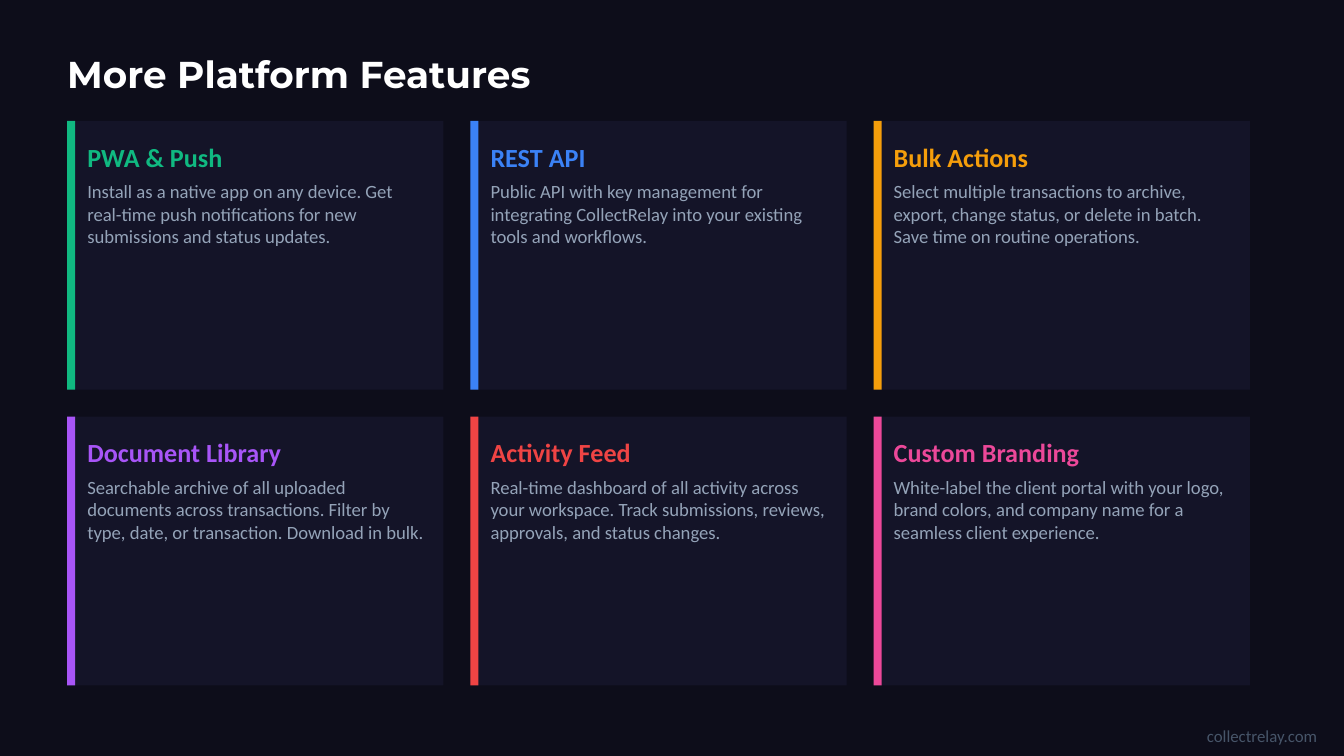
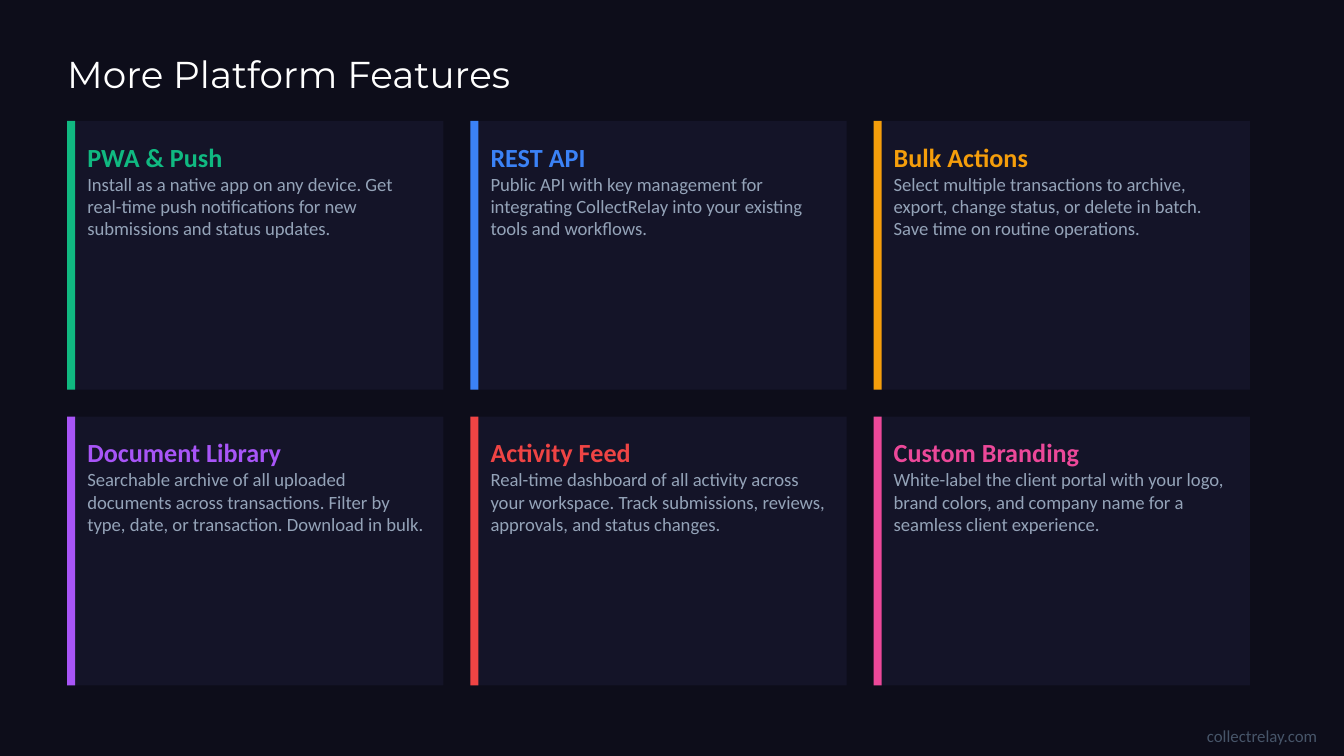
Before and after one commit to mprice78usa/CollectRelay, a slide deck: slide 22 of static/CollectRelay-Walkthrough.pptx. Drawn at 1344x756 pixels with LibreOffice and Linux fonts; fonts in the diff are those of the drawing. Boxes give left, top, right and bottom in pixels: in the first picture for what was removed or moved away, otherwise in the second. Text is boxed around its words. In the diff, an @@ line names an element or a change of style, - is before the commit and + after.

```diff
--- a/static/CollectRelay-Walkthrough.pptx
+++ b/static/CollectRelay-Walkthrough.pptx
@@ text "More Platform Features" at box(67, 60, 510, 89): bold off @@
@@ text "PWA & Push": place and size @@
-text "PWA & Push" at box(67, 121, 444, 390)
+text "PWA & Push" at box(87, 148, 392, 238)
@@ rectangle added at box(67, 121, 444, 390), fill #141428 @@
@@ text "REST API": place and size @@
-text "REST API" at box(470, 121, 847, 390)
+text "REST API" at box(491, 150, 802, 235)
@@ rectangle added at box(470, 121, 847, 390), fill #141428 @@
@@ text "Bulk Actions": place and size @@
-text "Bulk Actions" at box(874, 121, 1250, 390)
+text "Bulk Actions" at box(894, 148, 1202, 238)
@@ rectangle added at box(874, 121, 1250, 390), fill #141428 @@
@@ text "Document Library": place and size @@
-text "Document Library" at box(67, 417, 444, 685)
+text "Document Library" at box(87, 443, 423, 534)
@@ rectangle added at box(67, 417, 444, 685), fill #141428 @@
@@ fill #141428 to none in 6 elements at box(87, 443, 423, 534), box(894, 443, 1224, 534), box(87, 148, 392, 238), box(491, 150, 802, 235), box(894, 148, 1202, 238), box(491, 443, 825, 534) @@
@@ text "Activity Feed": place and size @@
-text "Activity Feed" at box(470, 417, 847, 685)
+text "Activity Feed" at box(491, 443, 825, 534)
@@ rectangle added at box(470, 417, 847, 685), fill #141428 @@
@@ text "Custom Branding": place and size @@
-text "Custom Branding" at box(874, 417, 1250, 685)
+text "Custom Branding" at box(894, 443, 1224, 534)
@@ rectangle added at box(874, 417, 1250, 685), fill #141428 @@
```
Also in this commit, not shown: 25 other slides changed.
